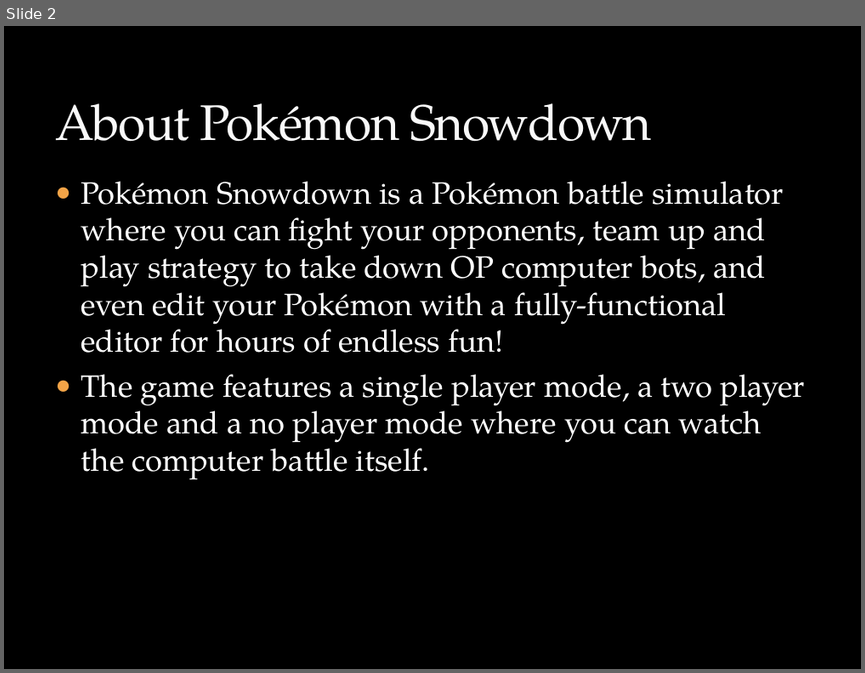
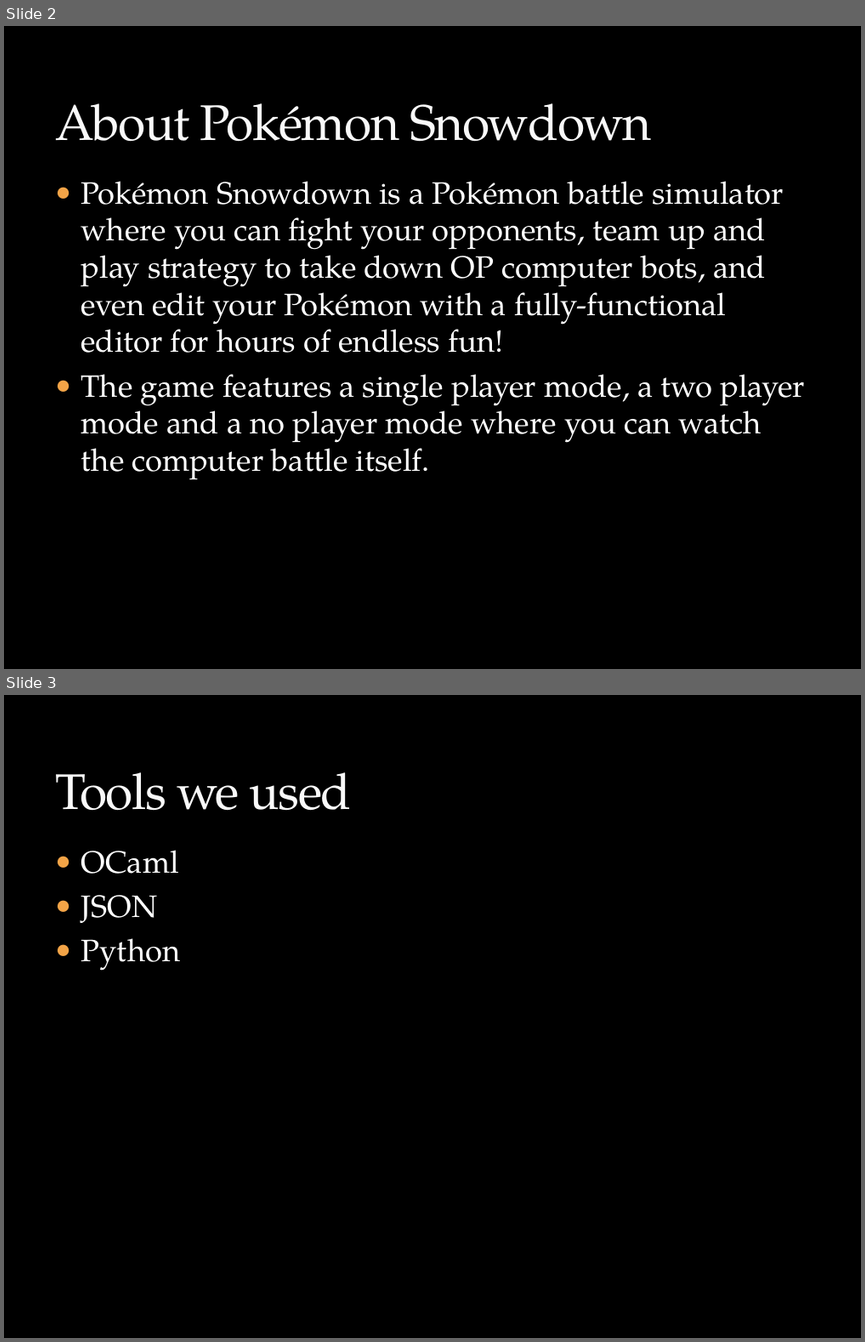
Before and after one commit to maZang/PokeSnowdown, a slide deck: final_presentation.pptx. Shown one above the other, each under a label of ours: slide 2 before the commit, slides 2 and 3 after it. The pictures are 865x673 and 865x1342 pixels, drawn with LibreOffice and Linux fonts; fonts in the diff are those of the drawing; background and template pictures are left out. Boxes give left, top, right and bottom in pixels: in the first picture for what was removed or moved away, otherwise in the second. Text is boxed around its words. In the diff, an @@ line names an element or a change of style, - is before the commit and + after.

```diff
--- a/final_presentation.pptx
+++ b/final_presentation.pptx
@@ slide 3 added at [4, 695, 861, 1338], background picture (left out) @@
@@ title added at [55, 772, 351, 810], 42 pt, text #F9F9F9 @@
+Tools we used
@@ text added at [81, 850, 181, 970], 26 pt, text #FFFFFF @@
+● OCaml
+● JSON
+● Python
```
Also in this commit, not shown: 2 slides changed, 2 other slides added, 6 slides removed.
